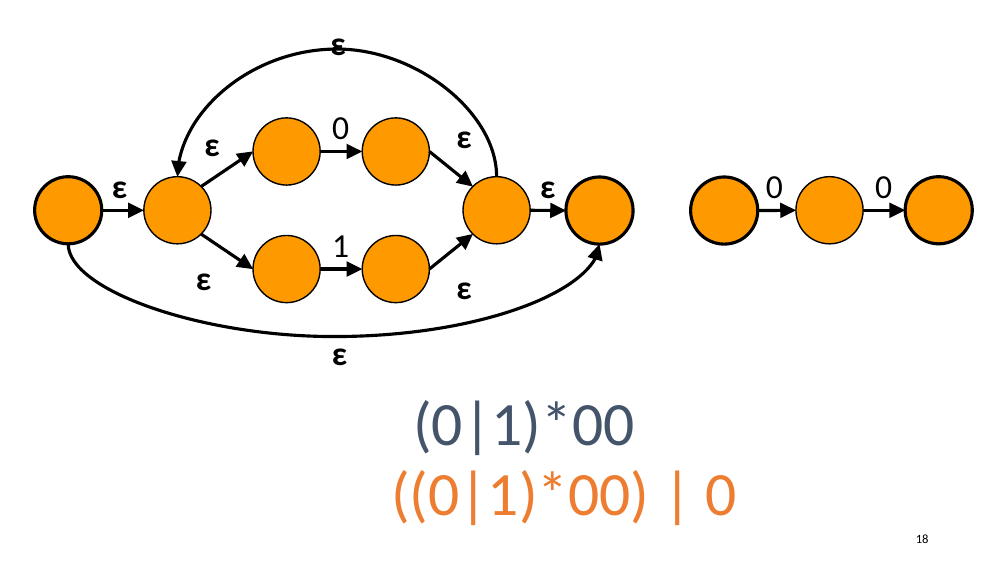
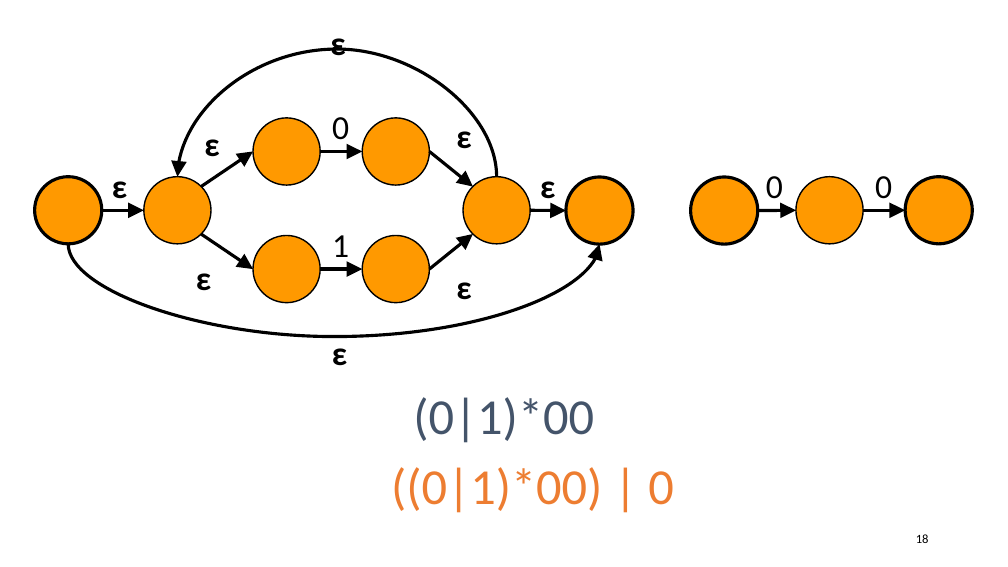
Before and after one commit to anoopsarkar/compilers-class, a slide deck: slide 18 of assets/ppt/lex/lex5-regexps-to-nfa.pptx. Drawn at 1008x567 pixels with LibreOffice and Linux fonts; fonts in the diff are those of the drawing. Boxes give left, top, right and bottom in pixels: in the first picture for what was removed or moved away, otherwise in the second. Text is boxed around its words. In the diff, an @@ line names an element or a change of style, - is before the commit and + after.

```diff
--- a/assets/ppt/lex/lex5-regexps-to-nfa.pptx
+++ b/assets/ppt/lex/lex5-regexps-to-nfa.pptx
@@ text "(0|1)*00" at box(413, 397, 594, 443): size 44 to 36 pt @@
@@ text "((0|1)*00) | 0" at box(391, 467, 674, 513): size 44 to 36 pt @@
```
Also in this commit, not shown: 8 other slides changed, 5 other files.
